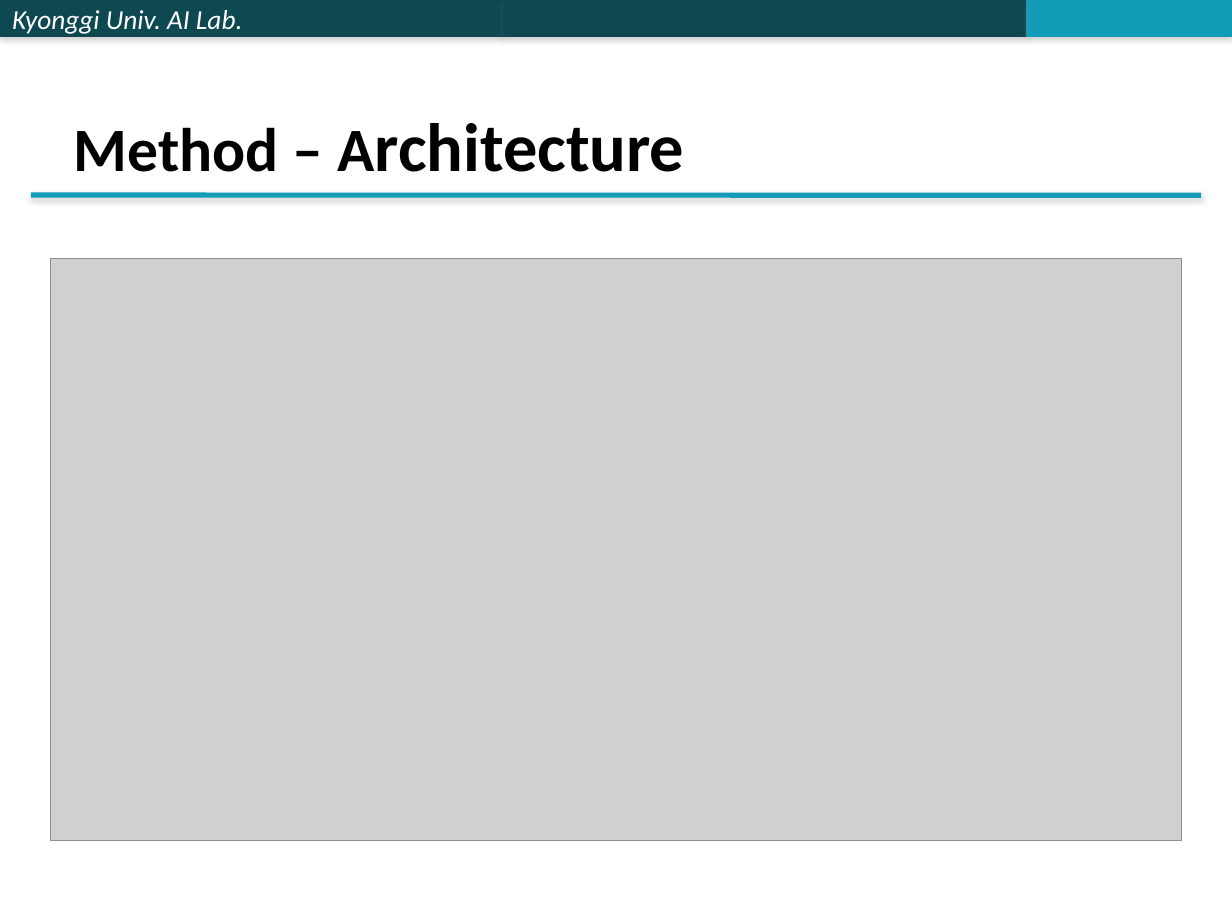
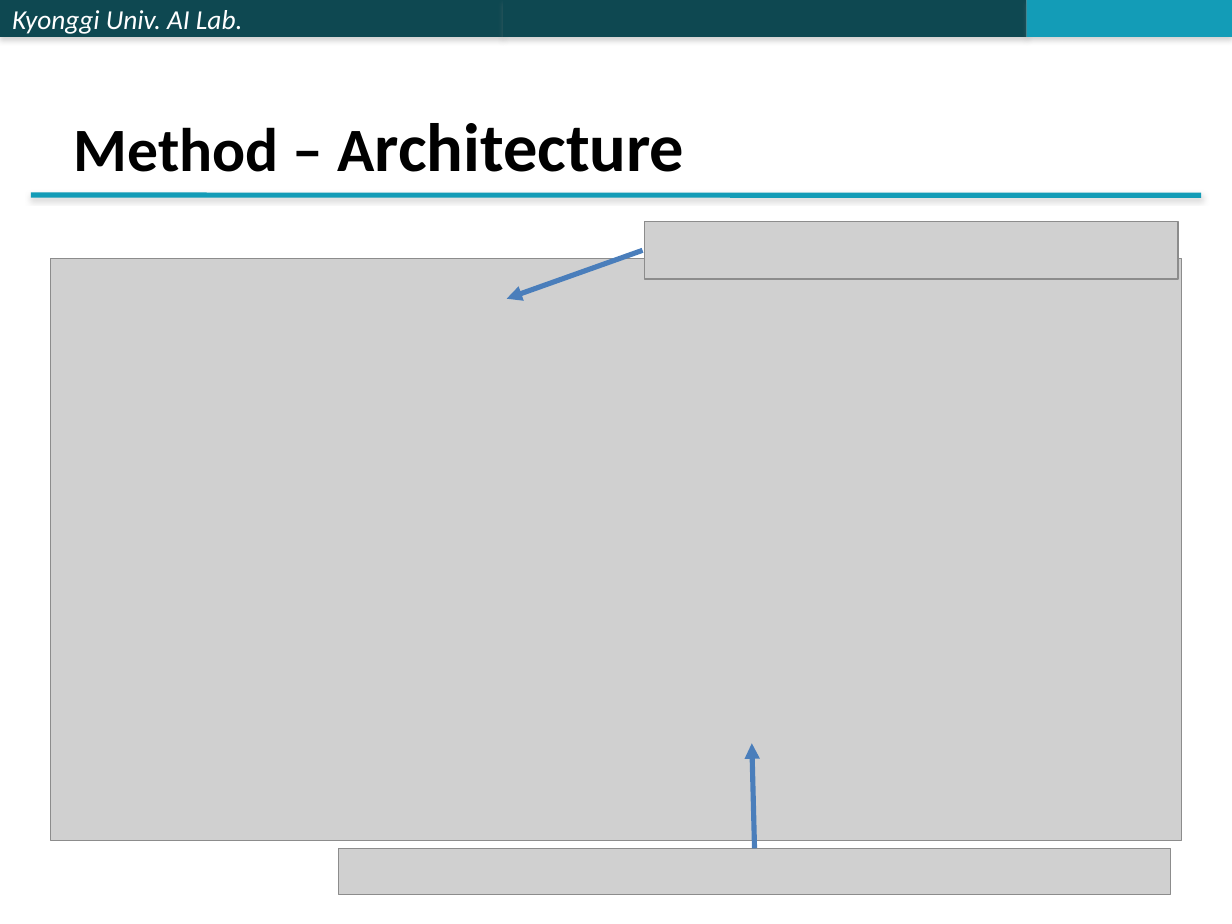
Before and after one commit to jk96491/PapersSeminar, a slide deck: slide 9 of Multi_Agent/PPTX/Learning Individual Intrinsic Reward in Multi-Agent Reinforcement Learning.pptx. Drawn at 1232x924 pixels with LibreOffice and Linux fonts; fonts in the diff are those of the drawing; grey boxes stand for pictures. Boxes give left, top, right and bottom in pixels: in the first picture for what was removed or moved away, otherwise in the second. Text is boxed around its words. In the diff, an @@ line names an element or a change of style, - is before the commit and + after.

```diff
--- a/Multi_Agent/PPTX/Learning Individual Intrinsic Reward in Multi-Agent Reinforcement Learning.pptx
+++ b/Multi_Agent/PPTX/Learning Individual Intrinsic Reward in Multi-Agent Reinforcement Learning.pptx
@@ picture added at bbox=[644, 222, 1178, 278] @@
@@ arrow added from (643, 250) to (506, 298), #4B7EBC 3 pt @@
@@ arrow added from (754, 849) to (752, 743), #4B7EBC 3 pt @@
@@ picture added at bbox=[339, 849, 1170, 894] @@
```
Also in this commit, not shown: 3 other slides changed.
